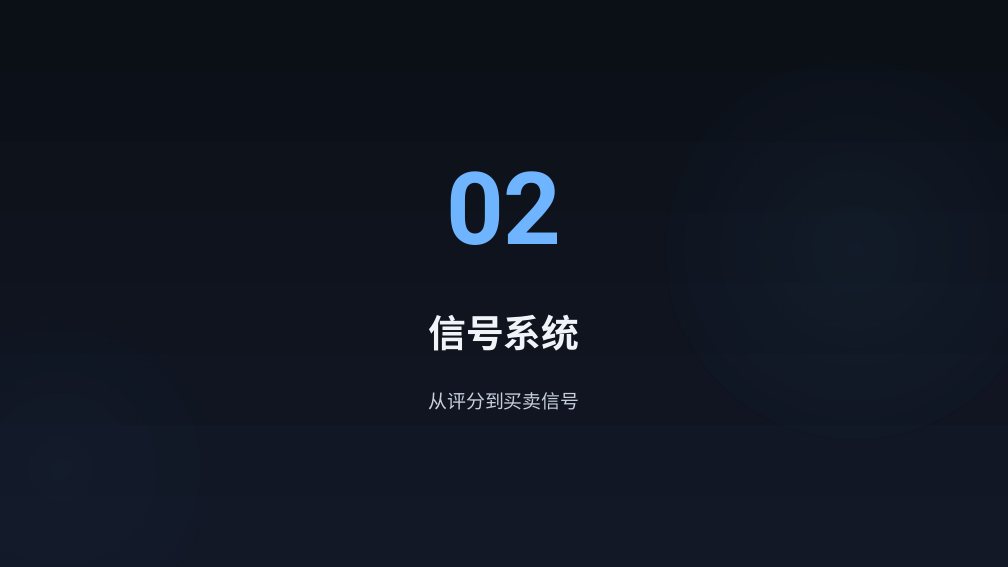
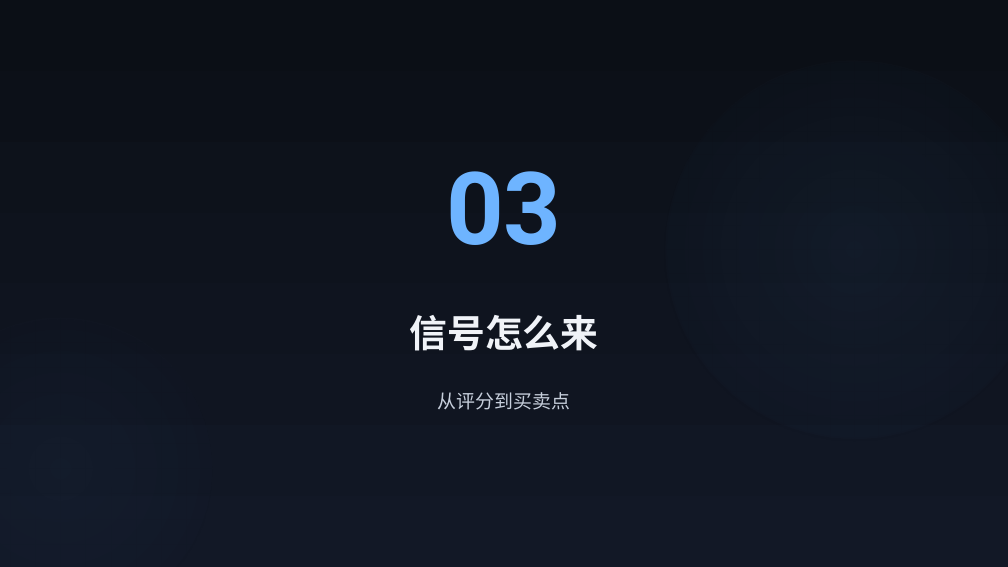
Before and after one commit to hhysteric/btc-momentum-pro, a slide deck: slide 15 of BTC_Momentum_演示.pptx (slide 8 before the commit). Drawn at 1008x567 pixels with LibreOffice and Linux fonts; fonts in the diff are those of the drawing. Boxes give left, top, right and bottom in pixels: in the first picture for what was removed or moved away, otherwise in the second. Text is boxed around its words. In the diff, an @@ line names an element or a change of style, - is before the commit and + after.

```diff
--- a/BTC_Momentum_演示.pptx
+++ b/BTC_Momentum_演示.pptx
@@ text at [446, 171, 562, 245]: text changed @@
-02
+03
@@ text at [409, 315, 598, 351]: text changed @@
-信号系统
+信号怎么来
@@ text at [438, 392, 570, 410]: text changed @@
-从评分到买卖信号
+从评分到买卖点
```
Also in this commit, not shown: 13 other slides changed, 15 slides added, 6 slides removed, 2 other files.
